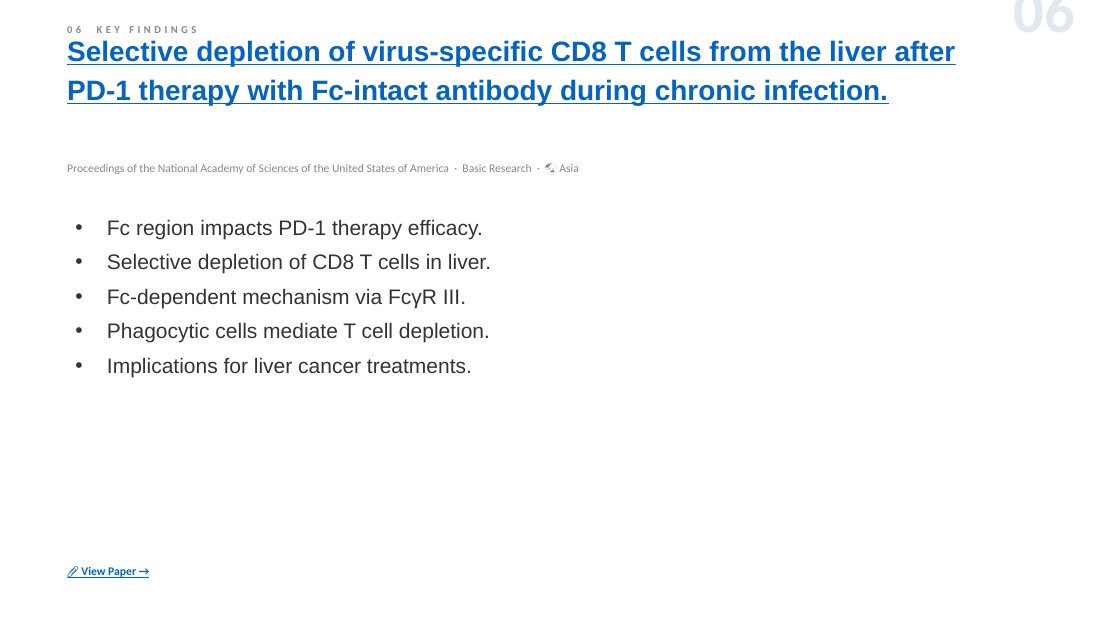
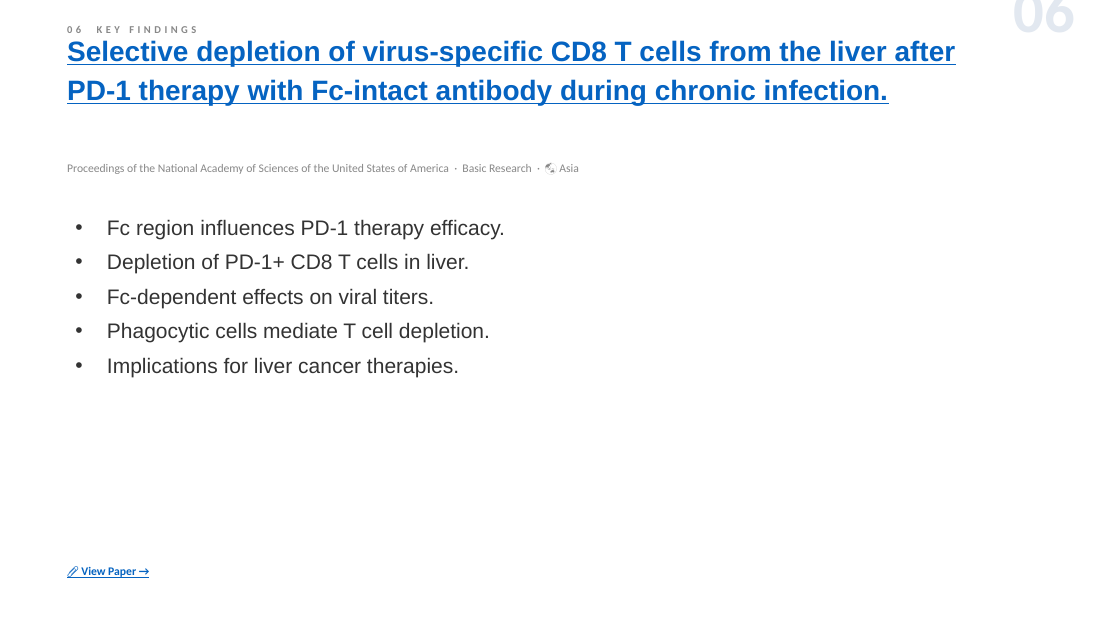
Before and after one commit to jejenhu-maker/hcc-weekly-digest, a slide deck: slide 8 of docs/digest-en.pptx. Drawn at 1120x630 pixels with LibreOffice and Linux fonts; fonts in the diff are those of the drawing. Boxes give left, top, right and bottom in pixels: in the first picture for what was removed or moved away, otherwise in the second. Text is boxed around its words. In the diff, an @@ line names an element or a change of style, - is before the commit and + after.

```diff
--- a/docs/digest-en.pptx
+++ b/docs/digest-en.pptx
@@ text at (x1=107, y1=219, x2=505, y2=308): text changed @@
-• Fc region impacts PD-1 therapy efficacy.
-• Selective depletion of CD8 T cells in liver.
-• Fc-dependent mechanism via FcγR III.
+• Fc region influences PD-1 therapy efficacy.
+• Depletion of PD-1+ CD8 T cells in liver.
+• Fc-dependent effects on viral titers.
@@ text at (x1=107, y1=357, x2=459, y2=377): text changed @@
-• Implications for liver cancer treatments.
+• Implications for liver cancer therapies.
```
Also in this commit, not shown: 10 other slides changed, 3 other files.
